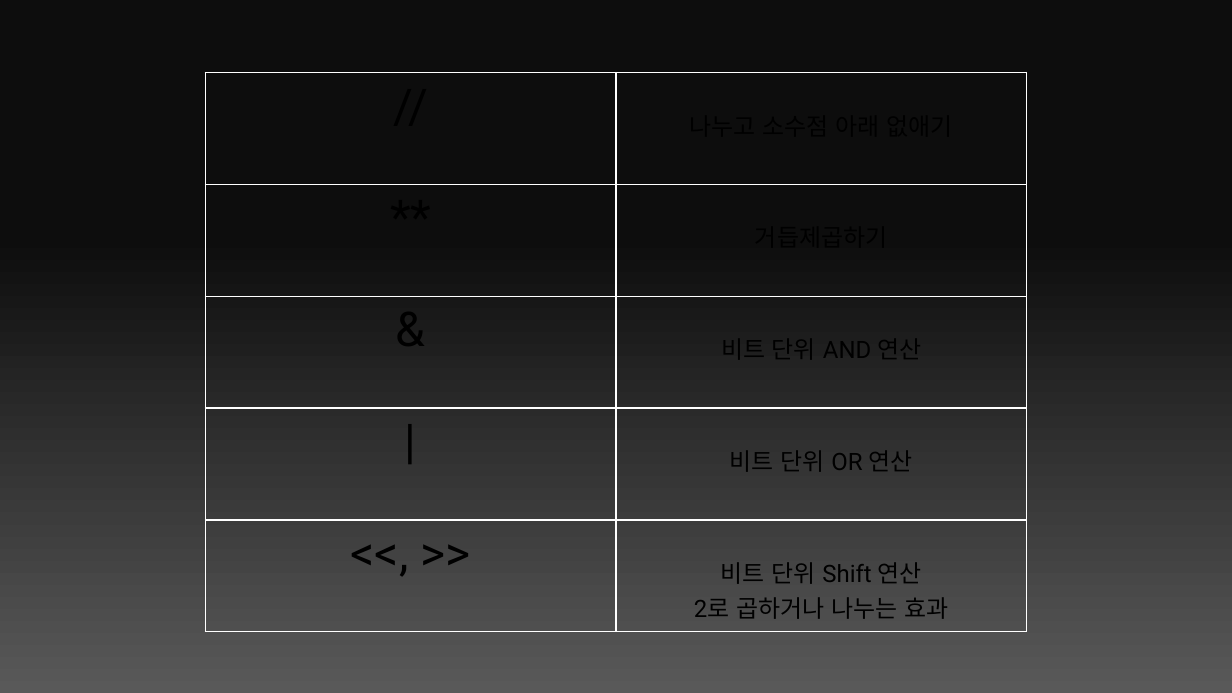
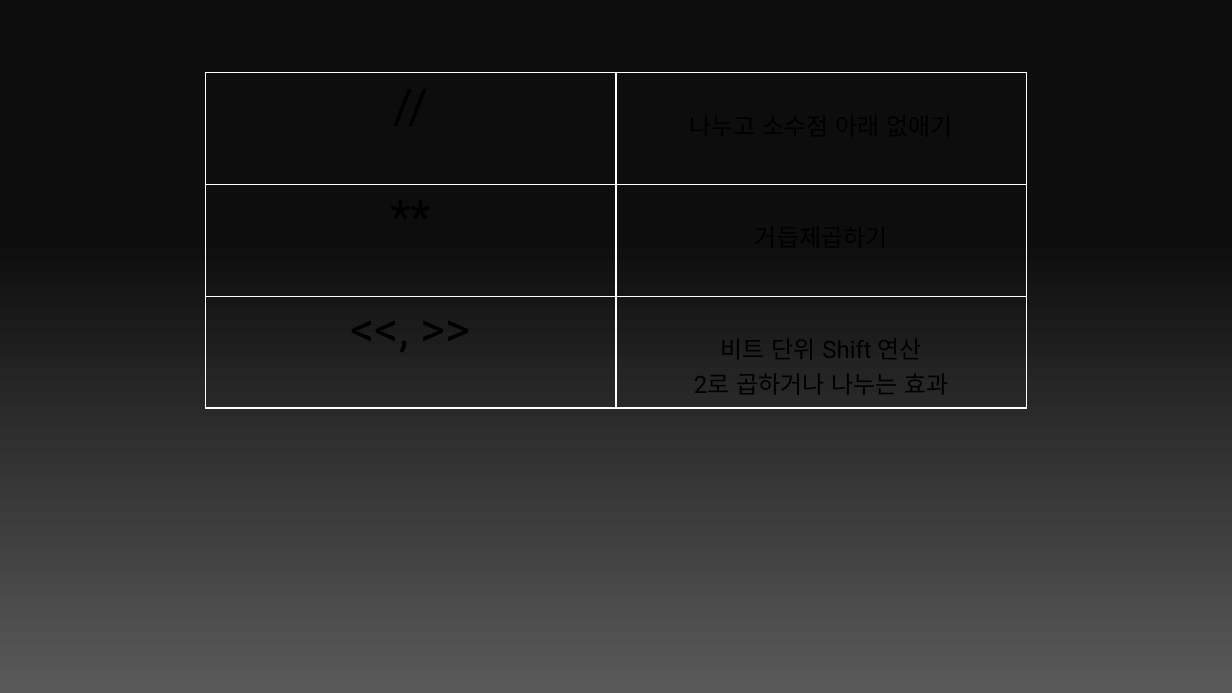
Before and after one commit to Pobbylee/fastcampus_python, a slide deck: slide 52 of 1s/1s.pptx (slide 61 before the commit). Drawn at 1232x693 pixels with LibreOffice and Linux fonts; fonts in the diff are those of the drawing. Boxes give left, top, right and bottom in pixels: in the first picture for what was removed or moved away, otherwise in the second. Text is boxed around its words. In the diff, an @@ line names an element or a change of style, - is before the commit and + after.

```diff
--- a/1s/1s.pptx
+++ b/1s/1s.pptx
@@ table at [206, 73, 1026, 408] @@
-row 3: & | 비트 단위 AND 연산
-row 4: | | 비트 단위 OR 연산
```
Also in this commit, not shown: 3 other slides changed, 1 slide added, 9 slides removed.
